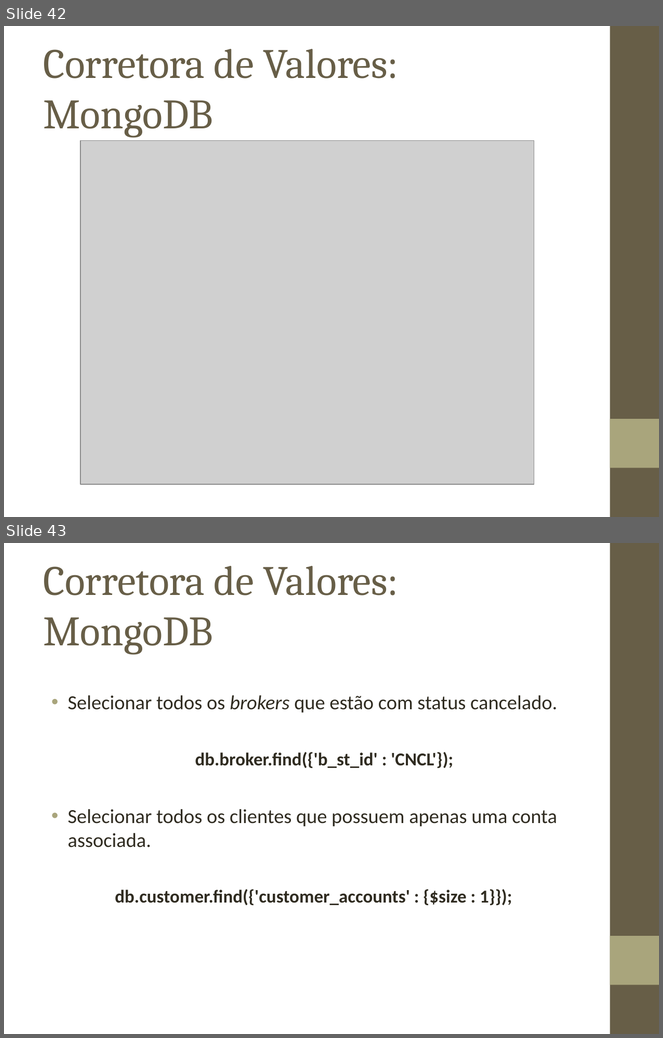
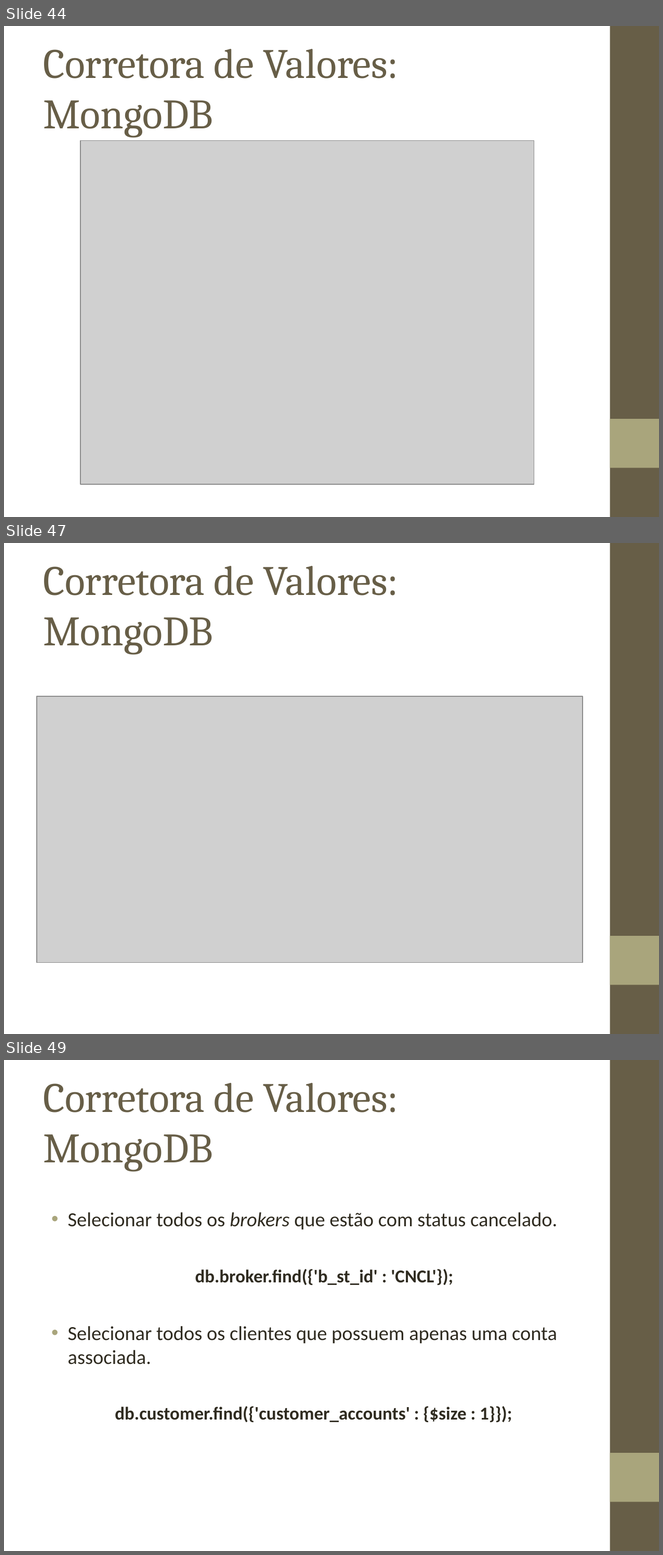
Before and after one commit to biacpaixao/Projeto_Final, a slide deck: apresentacao_projeto_final.ppt. Shown one above the other, each under a label of ours: slides 42 and 43 before the commit, slides 44, 47 and 49 after it; the slides between them are not shown. The pictures are 663x1038 and 663x1555 pixels, drawn with LibreOffice and Linux fonts; fonts in the diff are those of the drawing; grey boxes stand for pictures; background and template pictures are left out. Boxes give left, top, right and bottom in pixels: in the first picture for what was removed or moved away, otherwise in the second. Text is boxed around its words. In the diff, an @@ line names an element or a change of style, - is before the commit and + after.

```diff
--- a/apresentacao_projeto_final.ppt
+++ b/apresentacao_projeto_final.ppt
@@ slide 47 added at box(4, 543, 659, 1034), background picture (left out); not listed: 2 template elements that a slide beside it also shows @@
@@ title added at box(44, 566, 399, 654), 46 pt, text #675E47 @@
+Corretora de Valores: MongoDB
@@ picture added at box(37, 696, 583, 963) @@
@@ what was slide 42 is now slide 44 @@
@@ what was slide 43 is now slide 49 @@
```
Also in this commit, not shown: 1 slide changed, 6 other slides added, 1 slide removed.
